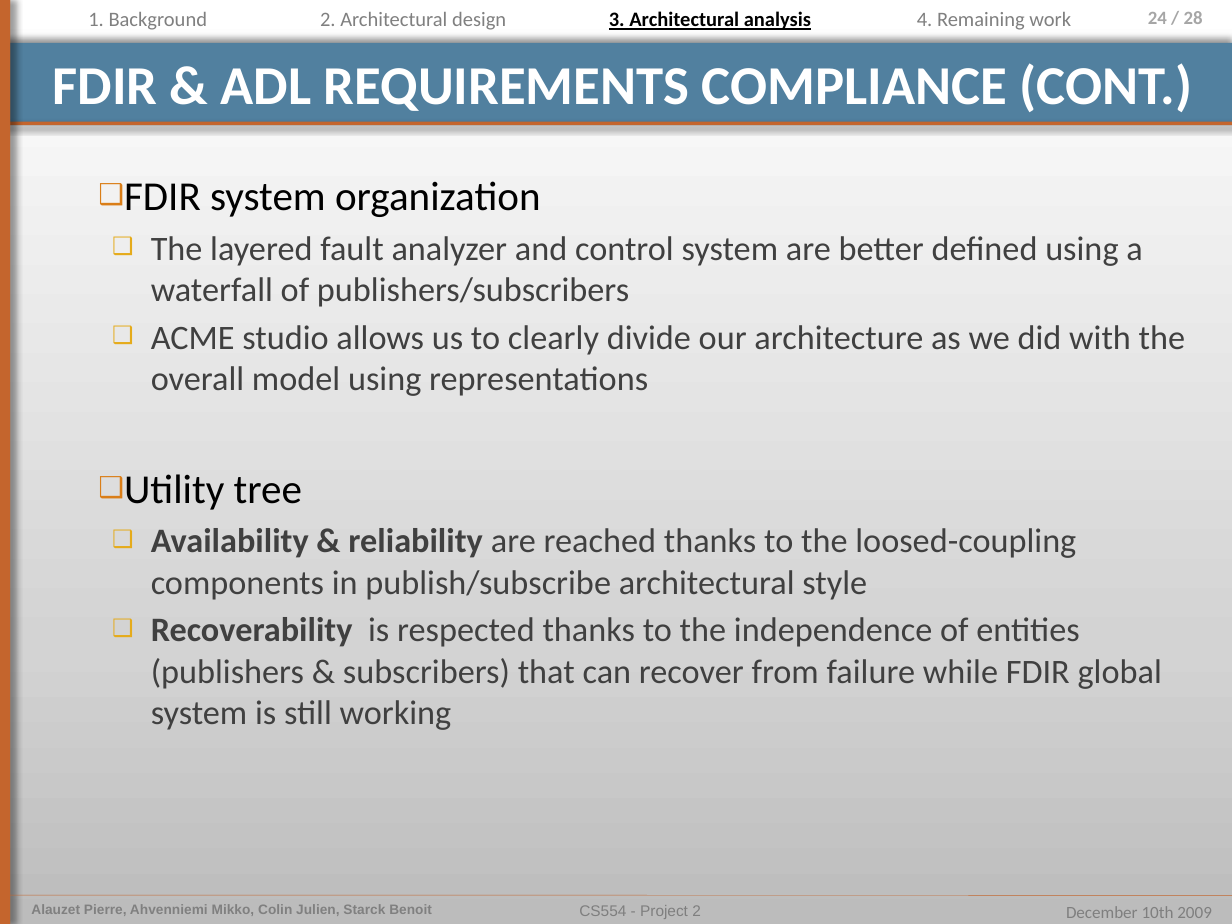
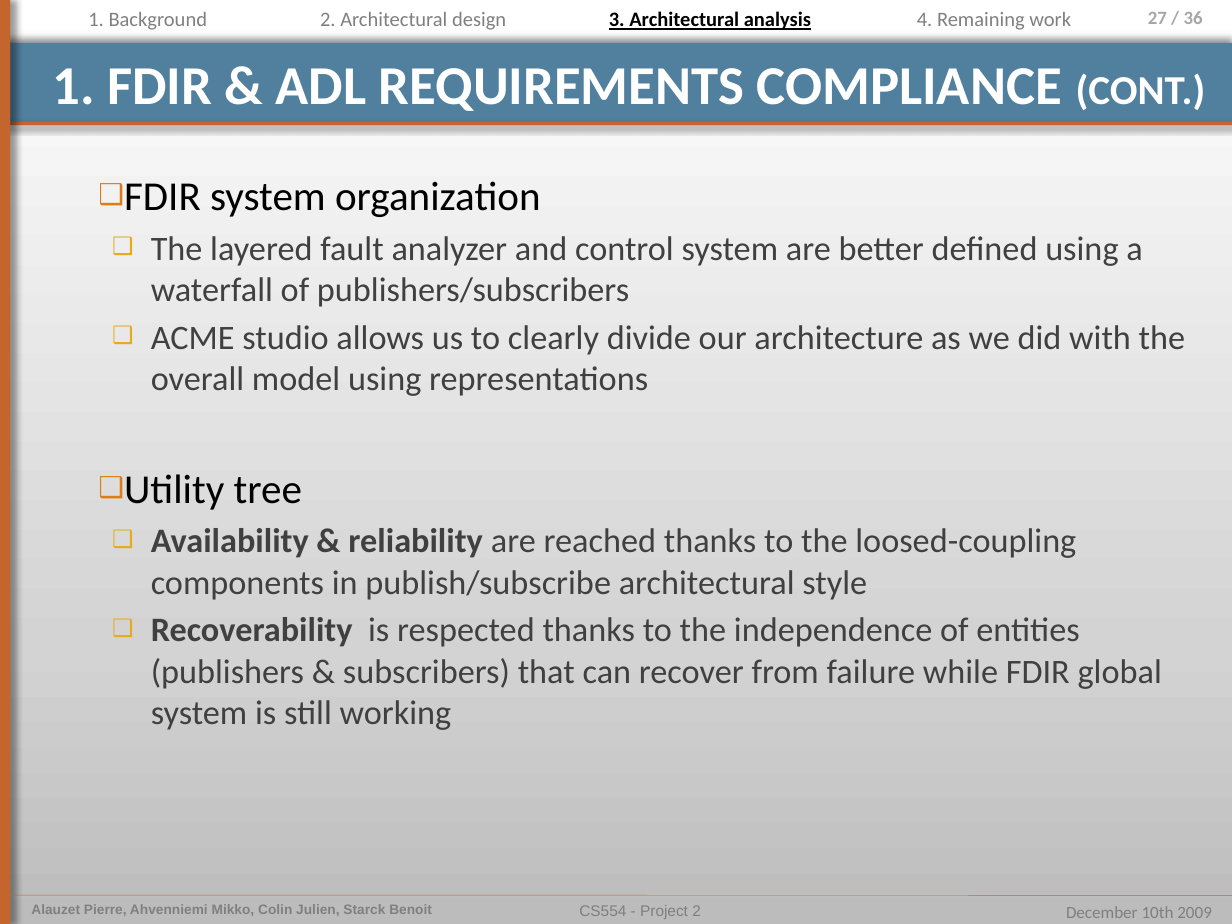
Before and after one commit to pierrealauzet/euroteam, a slide deck: slide 27 of Project 2/PartFinal/CS554_EuroTeam_Project2_Final_pierre.pptx (slide 24 before the commit). Drawn at 1232x924 pixels with LibreOffice and Linux fonts; fonts in the diff are those of the drawing. Boxes give left, top, right and bottom in pixels: in the first picture for what was removed or moved away, otherwise in the second. Text is boxed around its words. In the diff, an @@ line names an element or a change of style, - is before the commit and + after.

```diff
--- a/Project 2/PartFinal/CS554_EuroTeam_Project2_Final_pierre.pptx
+++ b/Project 2/PartFinal/CS554_EuroTeam_Project2_Final_pierre.pptx
@@ page number at (1148, 11, 1203, 24): text changed @@
-24 / 28
+27 / 36
@@ title at (53, 68, 1206, 111): text changed @@
-FDIR & ADL REQUIREMENTS COMPLIANCE (CONT.)
+1. FDIR & ADL REQUIREMENTS COMPLIANCE (CONT.)
```
Also in this commit, not shown: 23 other slides changed, 9 slides added, 2 slides removed.
